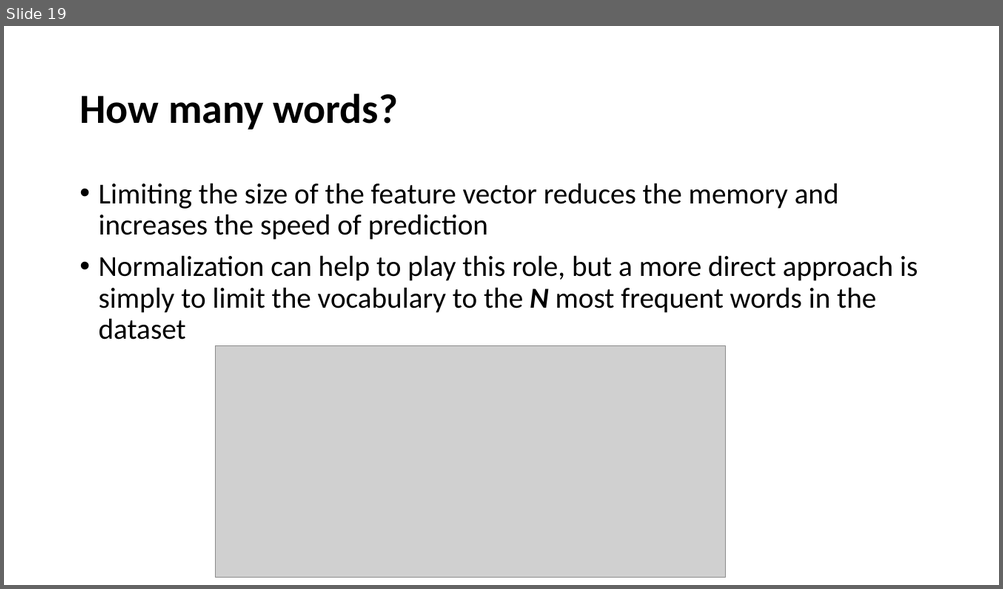
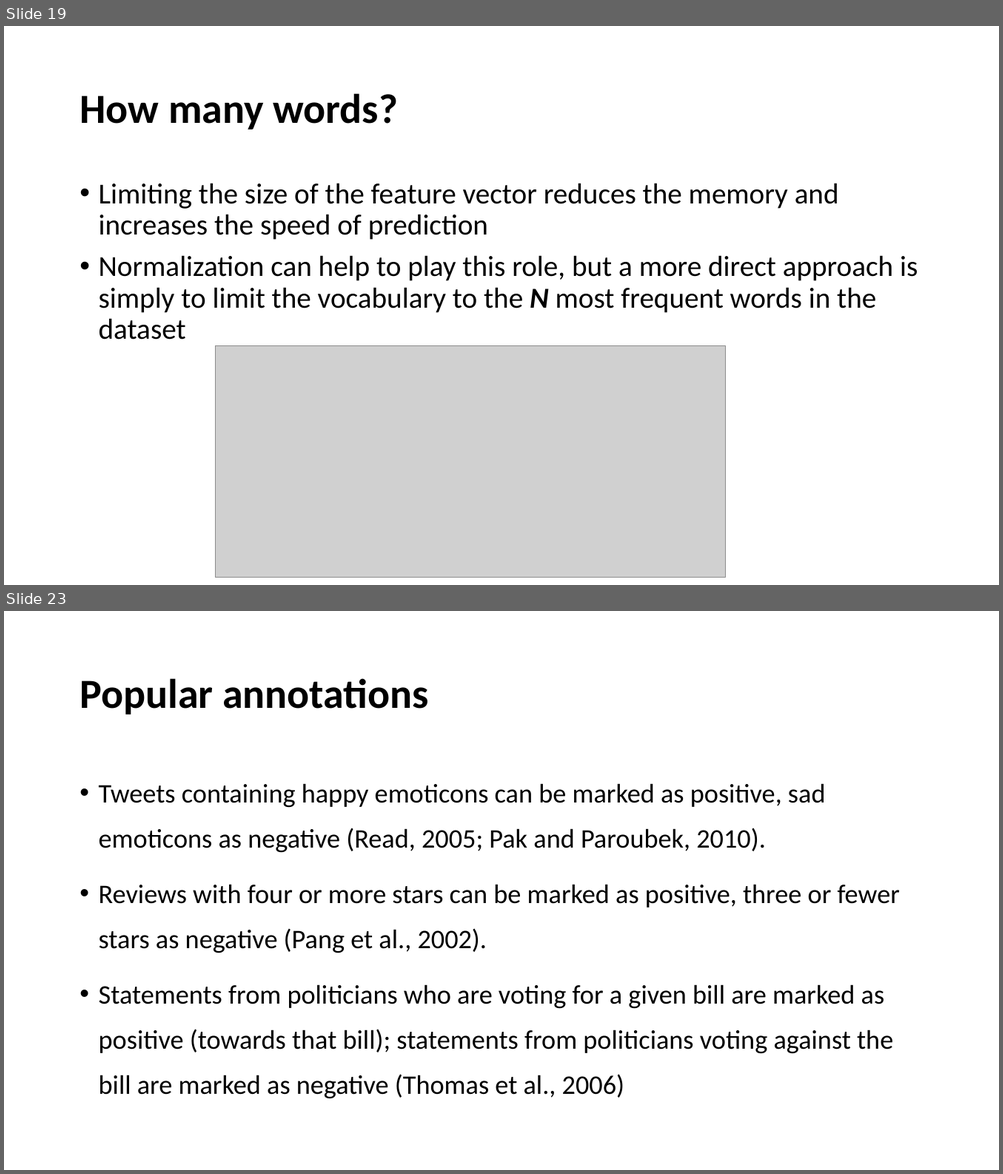
Before and after one commit to YeabinMoonEcon/BUS211, a slide deck: BUS243_NLP/lecture_notes/Lecture2.pptx. Shown one above the other, each under a label of ours: slide 19 before the commit, slides 19 and 23 after it; the slides between them are not shown. The pictures are 1003x589 and 1003x1174 pixels, drawn with LibreOffice and Linux fonts; fonts in the diff are those of the drawing; grey boxes stand for pictures. Boxes give left, top, right and bottom in pixels: in the first picture for what was removed or moved away, otherwise in the second. Text is boxed around its words. In the diff, an @@ line names an element or a change of style, - is before the commit and + after.

```diff
--- a/BUS243_NLP/lecture_notes/Lecture2.pptx
+++ b/BUS243_NLP/lecture_notes/Lecture2.pptx
@@ slide 23 added at (4, 611, 999, 1170), background #FFFFFF @@
@@ title added at (79, 678, 429, 715), 40 pt, text #000000, bold @@
+Popular annotations
@@ text added at (99, 783, 899, 1099), 25.9 pt, text #000000 @@
+• Tweets containing happy emoticons can be marked as positive, sad emoticons as negative (Read, 2005; Pak and Paroubek, 2010).
+• Reviews with four or more stars can be marked as positive, three or fewer stars as negative (Pang et al., 2002).
+• Statements from politicians who are voting for a given bill are marked as positive (towards that bill); statements from politicians voting against the bill are marked as negative (Thomas et al., 2006)
```
Also in this commit, not shown: 2 slides changed, 10 other slides added, 2 slides removed, 3 other files.
